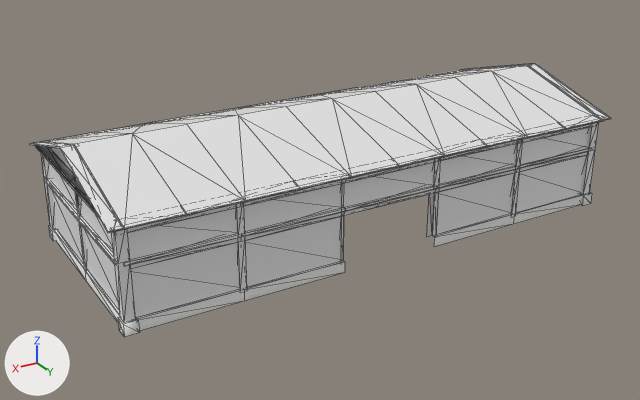
A saved change to the FBX model Assets/External Assets/Enviroment/Industrial building/Garage/Models/MenuGarage.fbx.
Rendered twice from a 50 mm camera at (0.346, 0.559, 0.299) aimed at (0.014, 0.006, 0.022). Lighting does not change. The marker at lower left points along +X, +Y and +Z. Mesh edges are drawn as thin lines. Where no turn or scale is listed for an object, it has been applied to the vertices. Vertices at the same position are counted once.

The first picture shows 'Garage'.
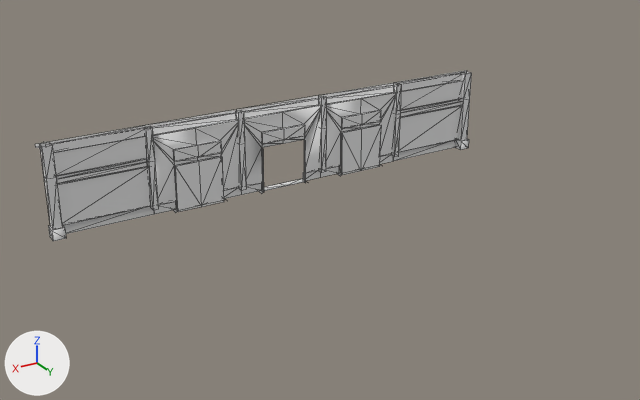
What differs and where, as boxes [x1, y1, x2, y2] in the pictures (640 x 400 px):
'Garage', reshaped (25% narrower, 37% shorter)
    before: [29, 63, 611, 337]
    after: [35, 70, 472, 241]
part 1 of me_mesh, deleted
    before: [29, 63, 611, 337]
part 2 of me_mesh, deleted
    before: [35, 121, 600, 233]

What the commit changed:
me_mesh is used by ob_garage; location (0.0, 0.0, 0.0).
me_mesh had 788 vertices, 926 faces and spanned x -0.21..0.21, y -0.09..0.09, z 0.0..0.101.
me_mesh now has 298 vertices, 371 faces and spans x -0.206..0.206, y -0.089..0.083, z 0.0..0.079.
me_mesh part 1: 31 loose pieces with 433 vertices, spanning x -0.21..0.21, y -0.09..0.09, z 0.0..0.101, are deleted.
Part 2, on me_mesh:
57 vertices are removed from x -0.206..0.207, y -0.09..0.09, z 0.069..0.101.
99 faces are deleted.
